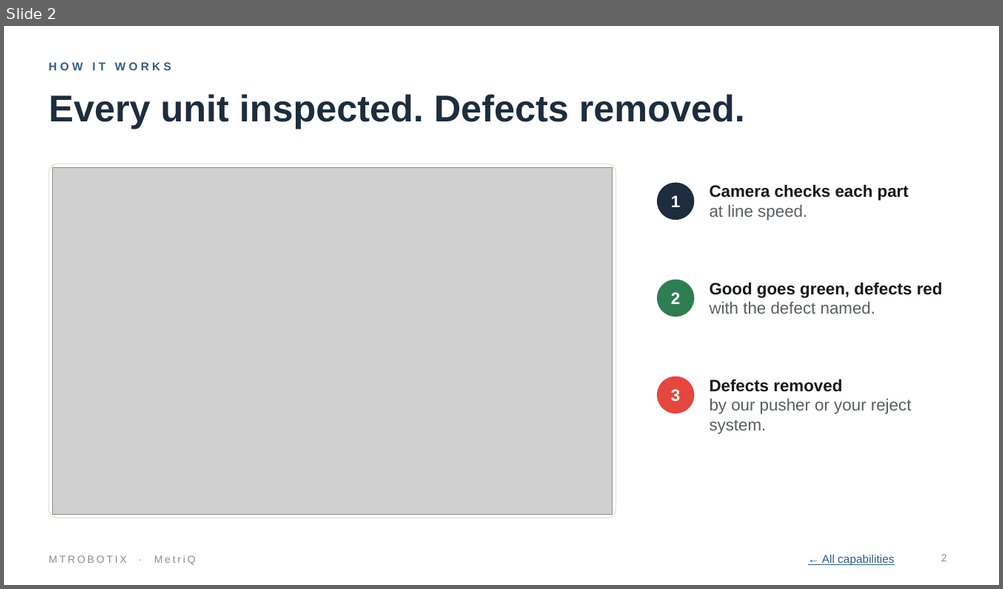
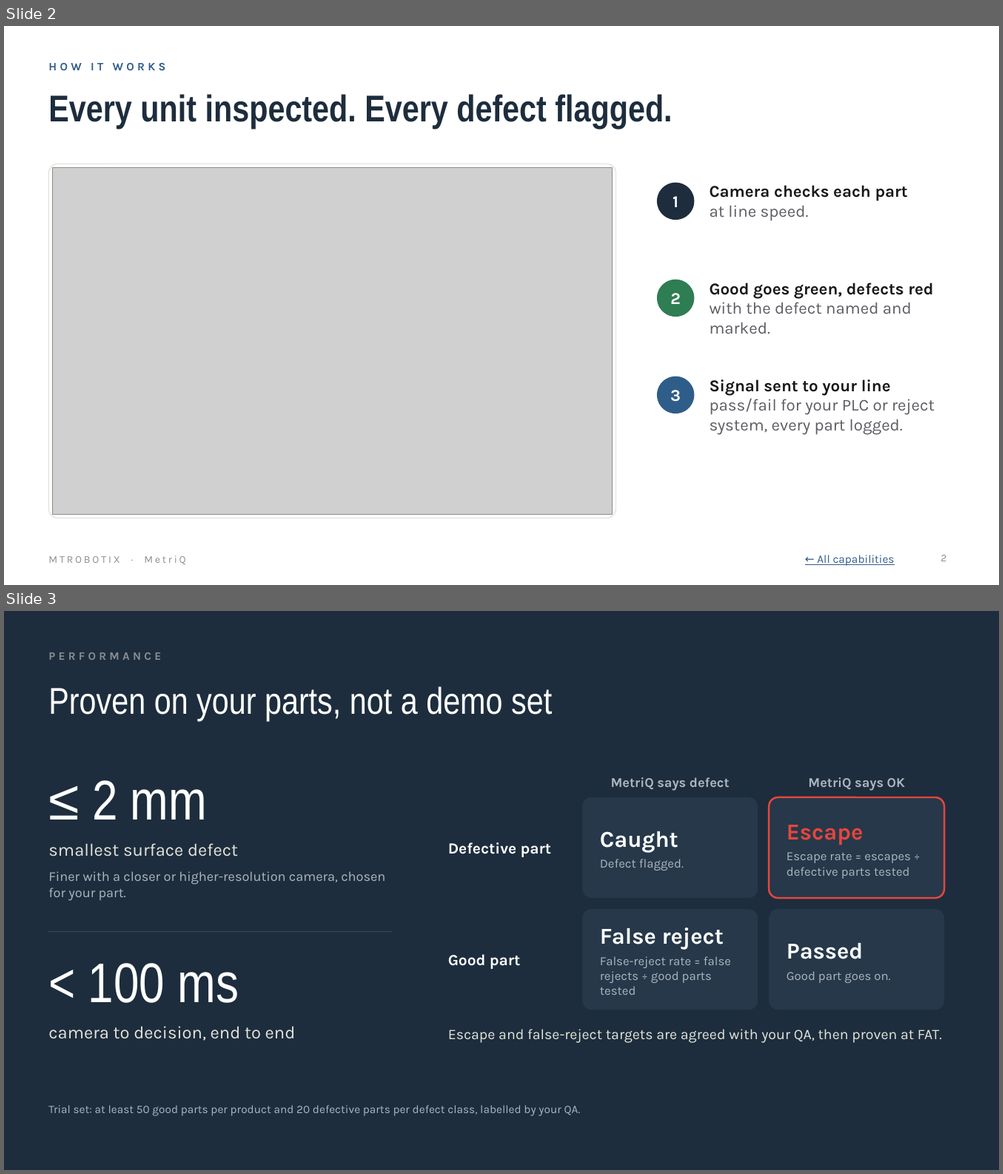
Before and after one commit to MTRobotix/MTR-SOP, a slide deck: content/general/attachments/metriq-pitch-deck.pptx. Shown one above the other, each under a label of ours: slide 2 before the commit, slides 2 and 3 after it. The pictures are 1003x589 and 1003x1174 pixels, drawn with LibreOffice and Linux fonts; fonts in the diff are those of the drawing; grey boxes stand for pictures. Boxes give left, top, right and bottom in pixels: in the first picture for what was removed or moved away, otherwise in the second. Text is boxed around its words. In the diff, an @@ line names an element or a change of style, - is before the commit and + after.

```diff
--- a/content/general/attachments/metriq-pitch-deck.pptx
+++ b/content/general/attachments/metriq-pitch-deck.pptx
@@ slide 3 added at <box>4,611,999,1170</box>, background #1D2D3D @@
@@ text added at <box>48,652,161,660</box>, 11 pt, text #8B8D92, bold @@
+PERFORMANCE
@@ text added at <box>48,686,552,721</box>, 36 pt, text #FFFFFF @@
+Proven on your parts, not a demo set
@@ text added at <box>92,780,207,820</box>, 54 pt, text #FFFFFF @@
+≤ 2 mm
@@ text added at <box>611,777,729,791</box>, 13 pt, text #AEB6C0, bold @@
+MetriQ says defect
@@ text added at <box>808,777,905,791</box>, 13 pt, text #AEB6C0, bold @@
+MetriQ says OK
@@ rounded rectangle added at <box>582,797,757,898</box>, fill #26384A, 12 pt, text #AEB6C0 @@
+Caught
+Defect flagged.
@@ rounded rectangle added at <box>768,797,944,898</box>, fill #26384A, outline #E5463D 1.75 pt, 12 pt, text #AEB6C0 @@
+Escape
+Escape rate = escapes ÷ defective parts tested
@@ text added at <box>48,843,238,857</box>, 17 pt, text #E6E4DC @@
+smallest surface defect
@@ text added at <box>448,843,552,857</box>, 15 pt, text #FFFFFF, bold @@
+Defective part
@@ text added at <box>48,871,385,901</box>, 13 pt, text #AEB6C0 @@
+Finer with a closer or higher-resolution camera, chosen for your part.
@@ rounded rectangle added at <box>582,909,757,1010</box>, fill #26384A, 12 pt, text #AEB6C0 @@
+False reject
+False-reject rate = false rejects ÷ good parts tested
@@ rounded rectangle added at <box>768,909,944,1010</box>, fill #26384A, 12 pt, text #AEB6C0 @@
+Passed
+Good part goes on.
@@ line added from (48, 932) to (392, 932), #3A4A5B 1 pt @@
@@ text added at <box>88,963,239,1003</box>, 54 pt, text #FFFFFF @@
+< 100 ms
@@ text added at <box>448,954,521,969</box>, 15 pt, text #FFFFFF, bold @@
+Good part
@@ text added at <box>48,1026,296,1041</box>, 17 pt, text #E6E4DC @@
+camera to decision, end to end
@@ text added at <box>448,1029,942,1043</box>, 14 pt, text #E6E4DC @@
+Escape and false-reject targets are agreed with your QA, then proven at FAT.
@@ text added at <box>48,1105,580,1116</box>, 11 pt, text #AEB6C0 @@
+Trial set: at least 50 good parts per product and 20 defective parts per defect class, labelled by your QA.
@@ slide 2 changed as well @@
@@ title at <box>48,94,671,129</box>: text changed; font Arial to Arial Narrow @@
-Every unit inspected. Defects removed.
+Every unit inspected. Every defect flagged.
@@ text at <box>709,283,933,299</box>: font Arial to Karla in "Good goes green, defects red" @@
@@ text at <box>709,302,911,334</box>: text changed; font Arial to Karla @@
-with the defect named.
+with the defect named and marked.
@@ ellipse at <box>657,377,694,414</box>: fill #E5463D to #2F5D8A @@
@@ text at <box>709,380,934,435</box>: text changed; font Arial to Karla @@
-Defects removed
-by our pusher or your reject system.
+Signal sent to your line
+pass/fail for your PLC or reject system, every part logged.
@@ font Arial to Karla in 6 elements at <box>48,63,166,70</box>, <box>672,196,678,207</box>, <box>709,185,908,221</box>, <box>670,390,680,402</box>, <box>817,555,894,566</box>, <box>48,556,186,565</box> @@
```
Also in this commit, not shown: 12 other slides changed, 1 slide removed, 4 other files.
